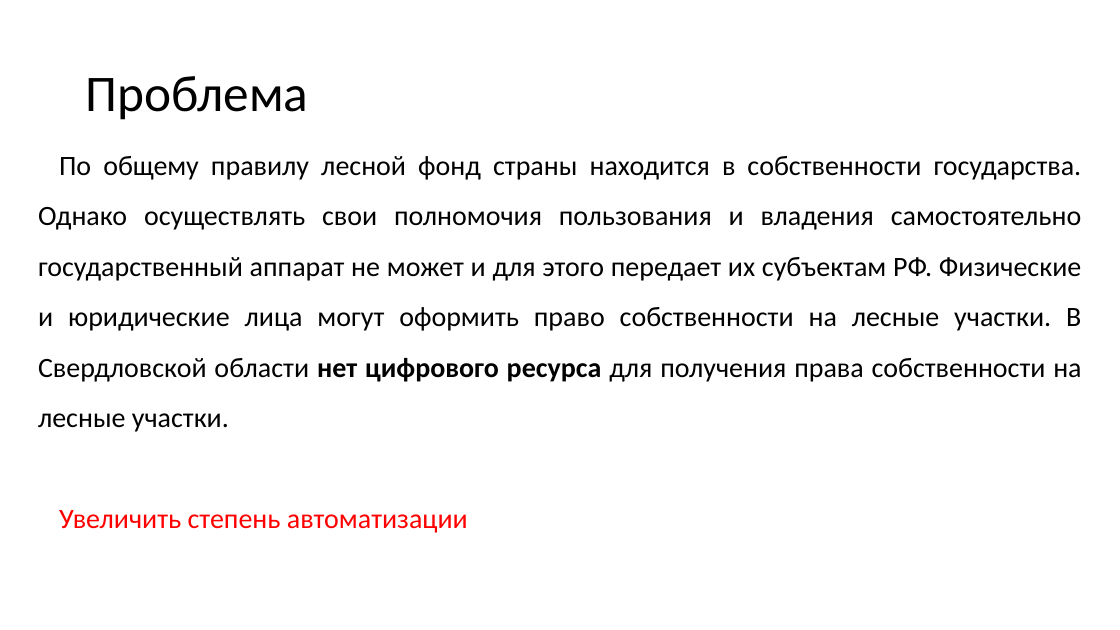
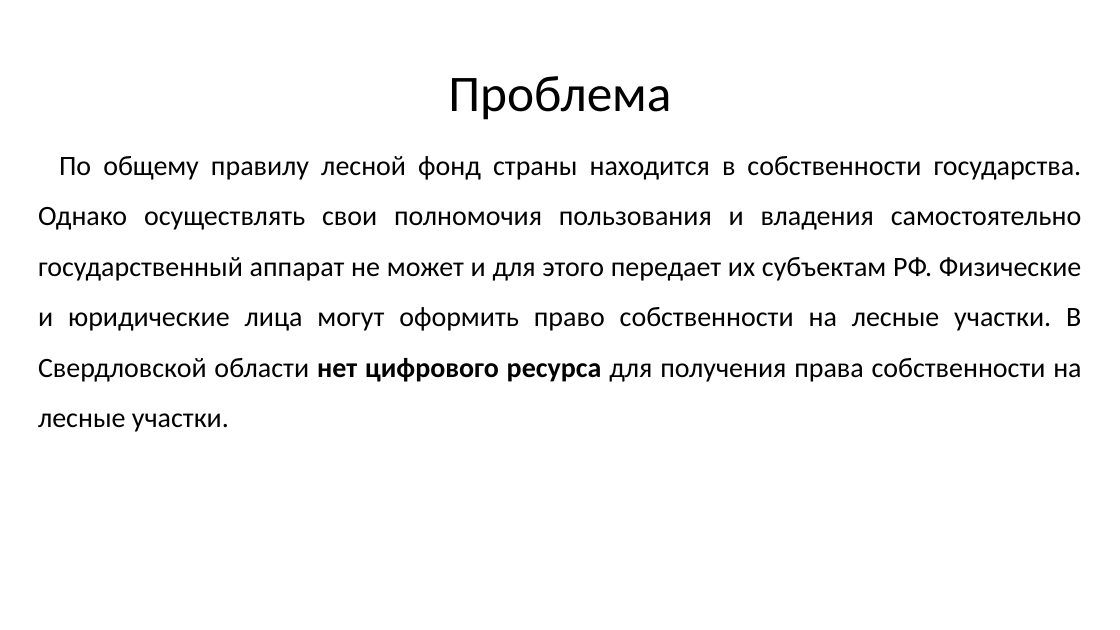
Before and after one commit to mcdodik20008/docs, a slide deck: slide 2 of Презентация.pptx. Drawn at 1120x630 pixels with LibreOffice and Linux fonts; fonts in the diff are those of the drawing. Boxes give left, top, right and bottom in pixels: in the first picture for what was removed or moved away, otherwise in the second. Text is boxed around its words. In the diff, an @@ line names an element or a change of style, - is before the commit and + after.

```diff
--- a/Презентация.pptx
+++ b/Презентация.pptx
@@ title "Проблема" at [448, 76, 671, 120]: text colour #000000 to #303030; alignment left to centre @@
@@ text "По общему правилу лесной фонд ..." at [38, 156, 1082, 432]: text colour #000000 to #303030 @@
@@ text at [59, 510, 468, 533]: paragraph removed @@
-Увеличить степень автоматизации
```
Also in this commit, not shown: 8 other slides changed, 4 slides added, 1 other file.
